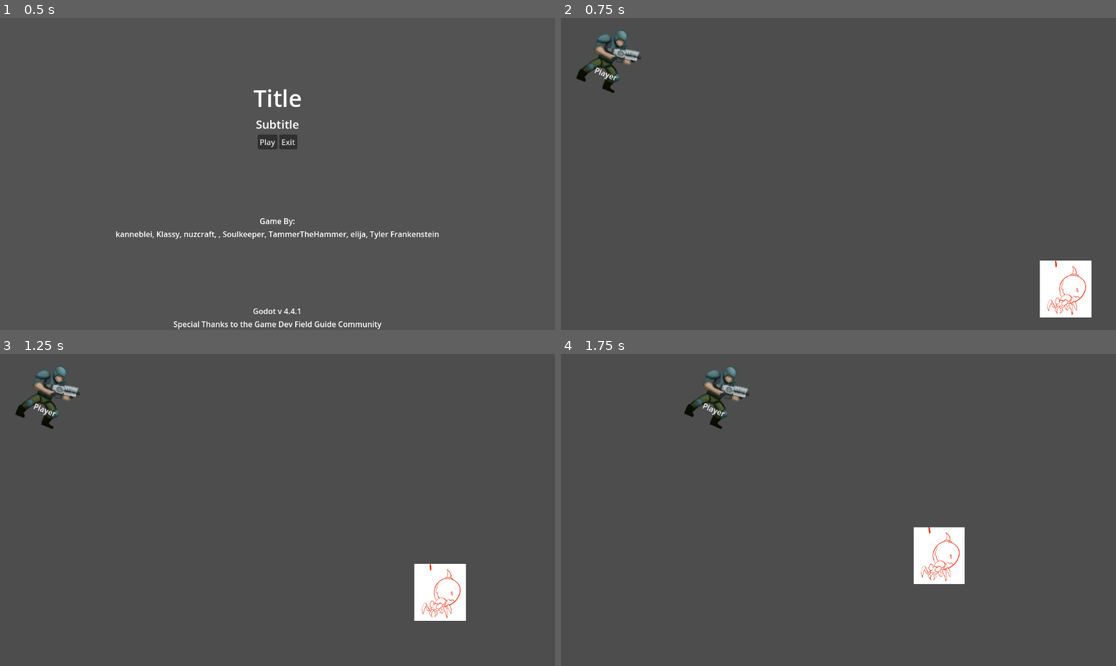
Above: before the commit, frames 1-4 (two rows, left to right).
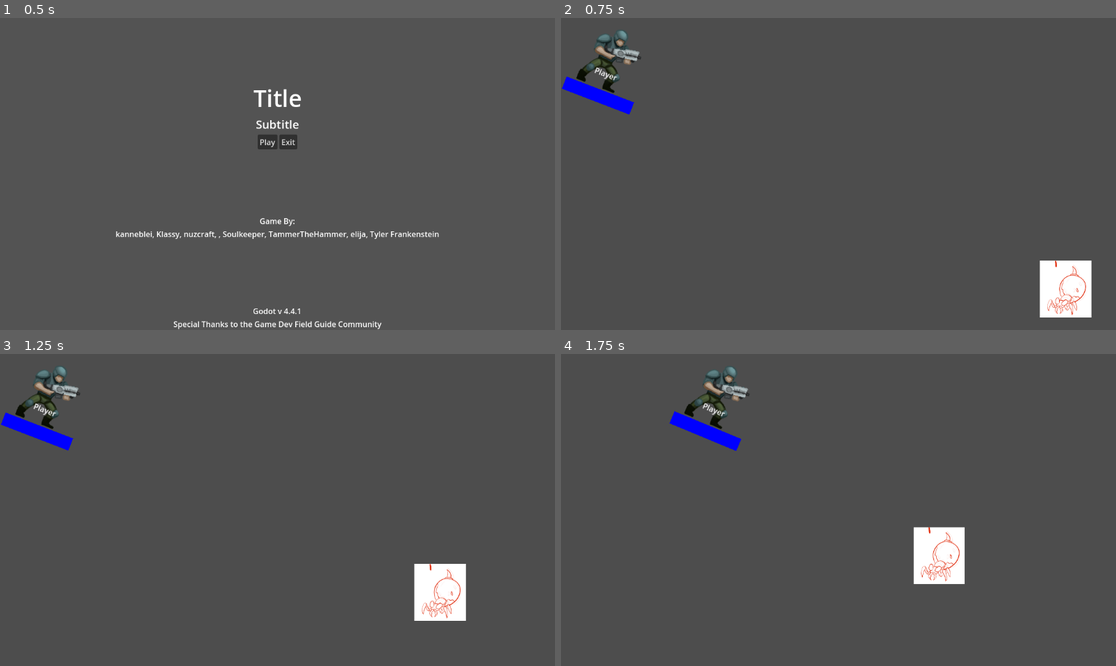
Above: after the commit, the same moments.

Repository: nuzcraft/gdfg-team-4
Game: Godot game, scene res://scenes/title.tscn
The game is run twice, just before and just after one commit, with the same random seed, the same clock (stepped at 60 frames per second) and the same inputs.
Inputs (mouse positions are in pixels of both pictures, inside the frame that each line leads up to):
- Up to frame 1 (0.5 s): no input
- Up to frame 2 (0.75 s): click "Play" at 0.5 s
- Up to frame 3 (1.25 s): no input
- Up to frame 4 (1.75 s): move the mouse to (960, 494) at 1.27 s; hold D (right) from 1.28 s (still down)

Frame 1 is identical in both runs. In frame 2, 0.6% of the frame differs, in the area x 0-14%, y 18-31%; in frame 3, 0.6%; in frame 4, 0.6%, in the area x 19-33%, y 18-32%.

Commit message:
adds HealthBar to prototype_01.tscn Player

Diff:
--- a/scenes/prototype_01.tscn
+++ b/scenes/prototype_01.tscn
@@ -1,10 +1,11 @@
-[gd_scene load_steps=7 format=3 uid="uid://br30g2mugrs33"]
+[gd_scene load_steps=8 format=3 uid="uid://br30g2mugrs33"]
 
-[ext_resource type="Script" uid="uid://bplv08s5b0u13" path="res://scenes/proto_player.gd" id="1_ecofb"]
+[ext_resource type="Script" path="res://scenes/proto_player.gd" id="1_ecofb"]
 [ext_resource type="Script" uid="uid://dr7n2hwpha2r" path="res://scenes/prototype_01.gd" id="1_yv8a0"]
 [ext_resource type="PackedScene" uid="uid://d1mr1jwoop6vc" path="res://scenes/prototype_lava_ant.tscn" id="3_2lahl"]
 [ext_resource type="Texture2D" uid="uid://cx521ax71sjdh" path="res://assets/Player.png" id="3_yv8a0"]
 [ext_resource type="PackedScene" uid="uid://c0obualjs4wyq" path="res://scenes/lava_aoe.tscn" id="4_1abal"]
+[ext_resource type="PackedScene" uid="uid://bm0lj8ouj5bwk" path="res://scenes/health_bar.tscn" id="4_d365v"]
 
 [sub_resource type="CircleShape2D" id="CircleShape2D_1abal"]
 radius = 28.1603
@@ -35,6 +36,10 @@
 text = "Player"
 horizontal_alignment = 1
 
+[node name="HealthBar" parent="ProtoPlayer" instance=ExtResource("4_d365v")]
+offset_top = 68.0
+offset_bottom = 68.0
+
 [node name="ProtoLavaAnt" parent="." instance=ExtResource("3_2lahl")]
 position = Vector2(1092, 586)
 
